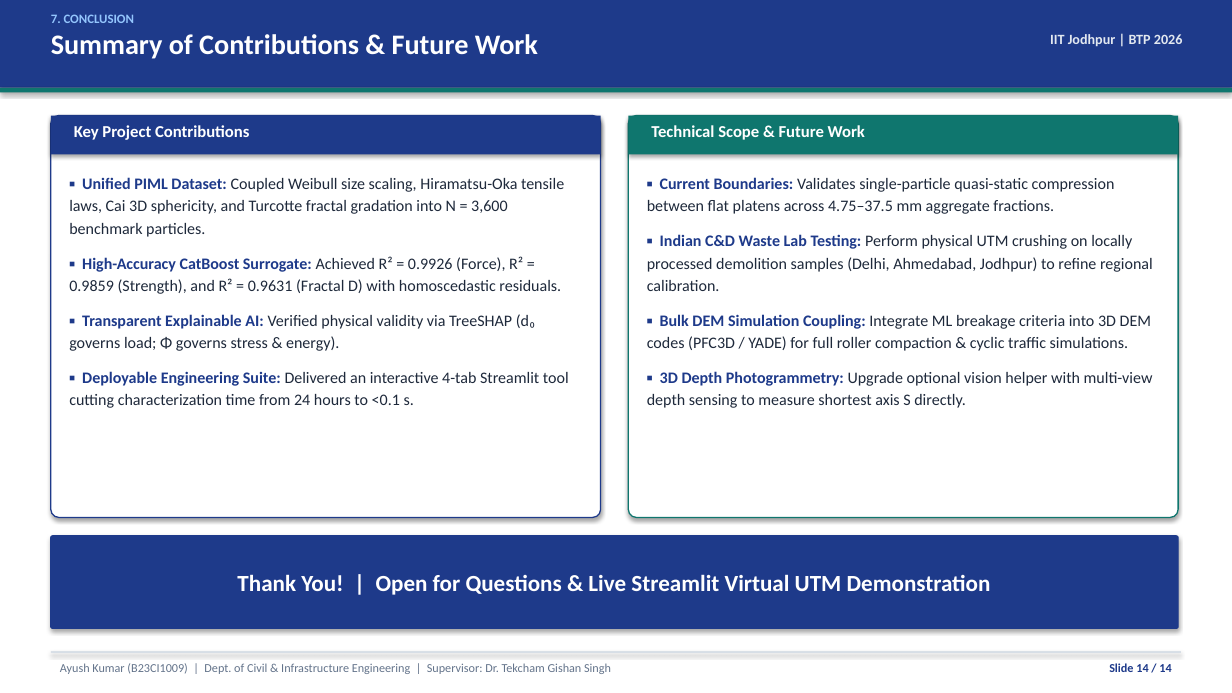
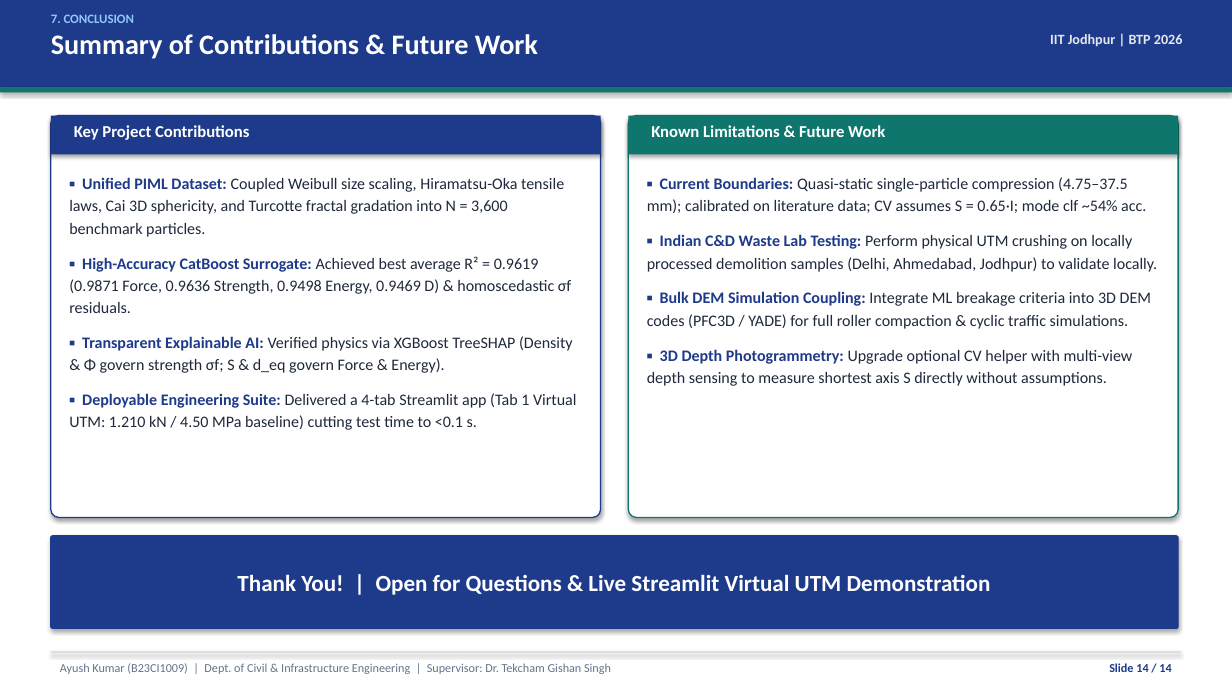
Before and after one commit to AyushhKumaar/BTP-Aggregate-ML, a slide deck: slide 14 of docs/BTP_IITJ_Presentation.pptx. Drawn at 1232x693 pixels with LibreOffice and Linux fonts; fonts in the diff are those of the drawing. Boxes give left, top, right and bottom in pixels: in the first picture for what was removed or moved away, otherwise in the second. Text is boxed around its words. In the diff, an @@ line names an element or a change of style, - is before the commit and + after.

```diff
--- a/docs/BTP_IITJ_Presentation.pptx
+++ b/docs/BTP_IITJ_Presentation.pptx
@@ text at box(651, 125, 885, 137): text changed @@
-Technical Scope & Future Work
+Known Limitations & Future Work
@@ text at box(647, 177, 1157, 272): text changed @@
-▪ Current Boundaries: Validates single-particle quasi-static compression between flat platens across 4.75–37.5 mm aggregate fractions.
-▪ Indian C&D Waste Lab Testing: Perform physical UTM crushing on locally processed demolition samples (Delhi, Ahmedabad, Jodhpur) to refine regional calibration.
+▪ Current Boundaries: Quasi-static single-particle compression (4.75–37.5 mm); calibrated on literature data; CV assumes S = 0.65·I; mode clf ~54% acc.
+▪ Indian C&D Waste Lab Testing: Perform physical UTM crushing on locally processed demolition samples (Delhi, Ahmedabad, Jodhpur) to validate locally.
@@ text at box(69, 256, 576, 430): text changed @@
-▪ High-Accuracy CatBoost Surrogate: Achieved R² = 0.9926 (Force), R² = 0.9859 (Strength), and R² = 0.9631 (Fractal D) with homoscedastic residuals.
-▪ Transparent Explainable AI: Verified physical validity via TreeSHAP (d₀ governs load; Φ governs stress & energy).
-▪ Deployable Engineering Suite: Delivered an interactive 4-tab Streamlit tool cutting characterization time from 24 hours to <0.1 s.
+▪ High-Accuracy CatBoost Surrogate: Achieved best average R² = 0.9619 (0.9871 Force, 0.9636 Strength, 0.9498 Energy, 0.9469 D) & homoscedastic σf residuals.
+▪ Transparent Explainable AI: Verified physics via XGBoost TreeSHAP (Density & Φ govern strength σf; S & d_eq govern Force & Energy).
+▪ Deployable Engineering Suite: Delivered a 4-tab Streamlit app (Tab 1 Virtual UTM: 1.210 kN / 4.50 MPa baseline) cutting test time to <0.1 s.
@@ text at box(647, 349, 1133, 386): text changed @@
-▪ 3D Depth Photogrammetry: Upgrade optional vision helper with multi-view depth sensing to measure shortest axis S directly.
+▪ 3D Depth Photogrammetry: Upgrade optional CV helper with multi-view depth sensing to measure shortest axis S directly without assumptions.
```
Also in this commit, not shown: 11 other slides changed, 11 other files.
